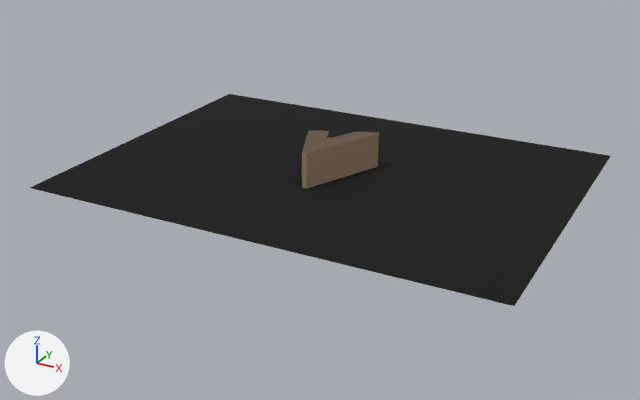
The glTF model public/twins/chatt/models/st-johns-meeting-place.glb: old version first, new version second.
Camera for both pictures: a 50 mm camera at (259.0, -488.0, 221.0) aimed at (-2.0, -15.0, -16.0). Every picture has the same lights, and +X, +Y and +Z are marked at lower left. The picture after the commit comes second. Where no turn or scale is listed for an object, it has been applied to the vertices. Vertices at exactly the same position are counted once.
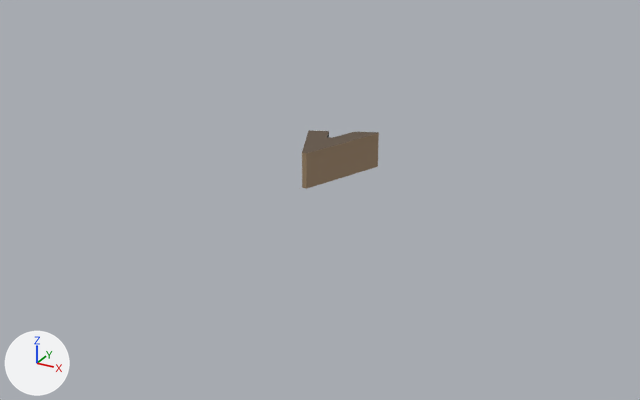
Where the newer file only moved an object's origin or applied its transform, the numbers keep the older frame.

Location of each change, [x1, y1, x2, y2] in pixels of the pictures (640 x 400 px):
```json
{"object": "Mesh_0", "change": "reshaped", "before": [30, 94, 610, 306], "after": [302, 130, 379, 189], "on screen": "87% narrower, 72% shorter"}
{"part": 1, "of": "me_mesh_0", "change": "deleted", "before": [30, 94, 610, 306]}
```

Edits to the scene script, one JSON object a line:
```json
{"block": "me_mesh_0", "where": "# used by ob_mesh_0; location = (0.0, 0.0, 12.0)"}
{"op": "remove", "block": "me_mesh_0", "code": "me_mesh_0.from_pydata(...)  # 60 vertices, 109 faces; spans x -161.0..161.0, y -119.0..119.0, z -12.0..12.0"}
{"op": "add", "block": "me_mesh_0", "code": "me_mesh_0.from_pydata(...)  # 56 vertices, 110 faces; spans x -21.0..23.0, y -35.0..23.0, z -12.0..12.0"}
{"block": "me_mesh_0", "change": "me_mesh_0 part 1: the loose piece of 4 vertices spanning x -161.0..161.0, y -119.0..119.0, z -12.0 is deleted"}
{"block": "me_mesh_0", "change": "other edits to the shape of me_mesh_0 do not show in these pictures"}
```
